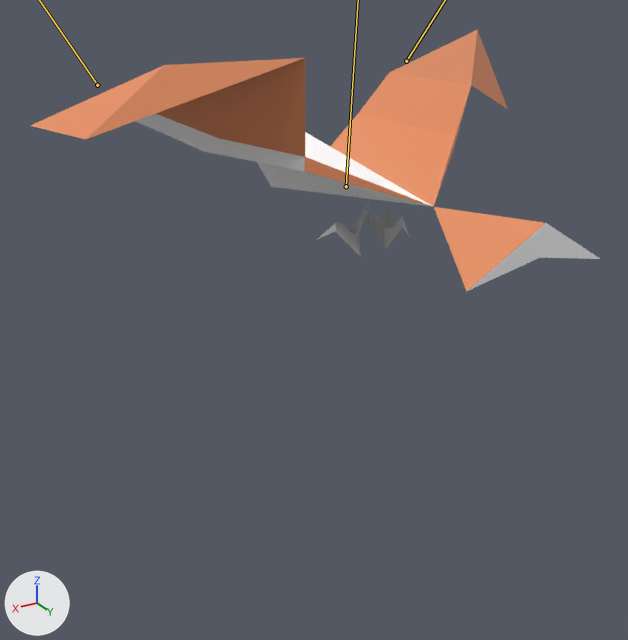
Two versions of the FBX model fbx/bird2.fbx, one commit apart.
Rendered twice from a 50 mm lens placed at (0.0302, 0.0469, 0.0082), pointed at (0.0013, -0.0013, -0.0159). The lights are fixed; the arrows at lower left show +X, +Y and +Z. Both versions are drawn at frame 3 of the action 'DIE'; the numbers are the values there. The bones that bend it are drawn over the model as lines.
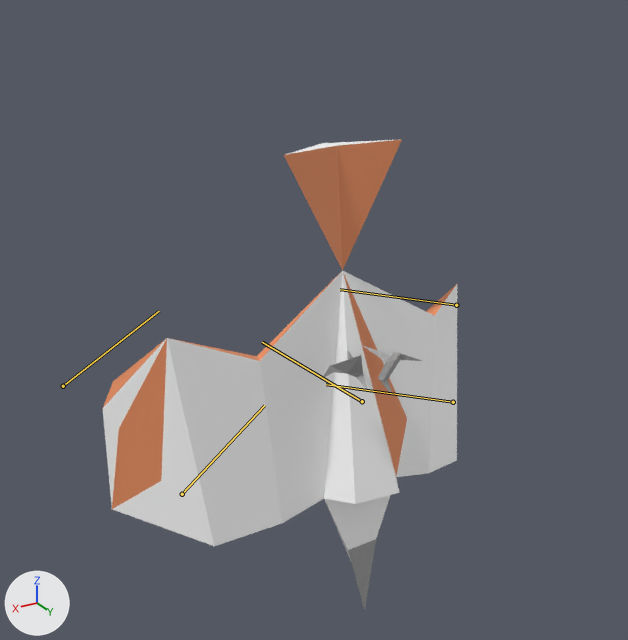
The change in detail:
Bone 'joint1' (bone_joint1) moves from (0.0, -0.631, 0.0) to (-0.152, -2.112, 0.19).
Bone 'joint1' (bone_joint1) turns from (4, 0, 3) to (-67, -32, -47) degrees about its own x, y and z.
Bone 'joint2' (bone_joint2) moves from (-0.035, 0.558, -0.031) to (0.344, 0.363, 0.301).
Bone 'joint2' (bone_joint2) turns from (-25, -8, -22) to (45, 5, 40) degrees about its own x, y and z.
Bone 'joint3' (bone_joint3) moves from (1.509, 0.376, 0.032) to (0.0, 0.0, 0.0).
Bone 'joint4' (bone_joint4) moves from (-0.041, 0.558, 0.024) to (0.441, 0.188, -0.261).
Bone 'joint4' (bone_joint4) turns from (26, 6, -15) to (-56, -5, 36) degrees about its own x, y and z.
Bone 'joint5' (bone_joint5) moves from (-1.982, 0.143, 0.012) to (0.0, 0.0, 0.0).

What differs and where, as boxes [x1, y1, x2, y2] in the pictures (628 x 640 px):
'pCylinder4', posed (38% narrower, 80% taller)
    before: [30, 30, 600, 291]
    after: [103, 140, 457, 610]
